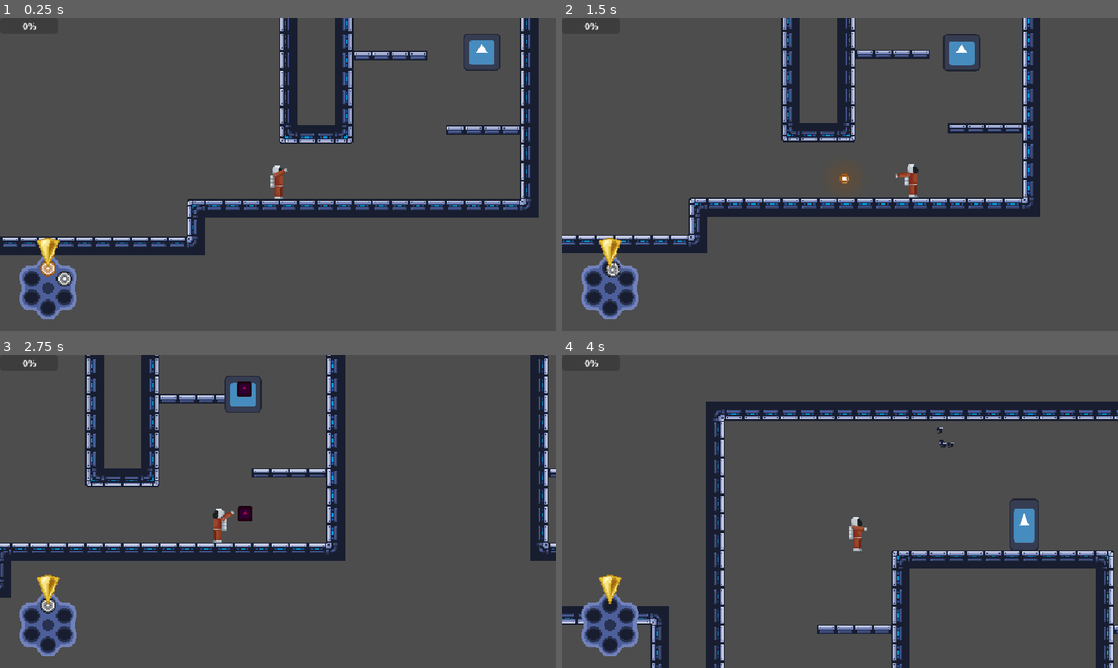
Above: before the commit, frames 1-4 (two rows, left to right).
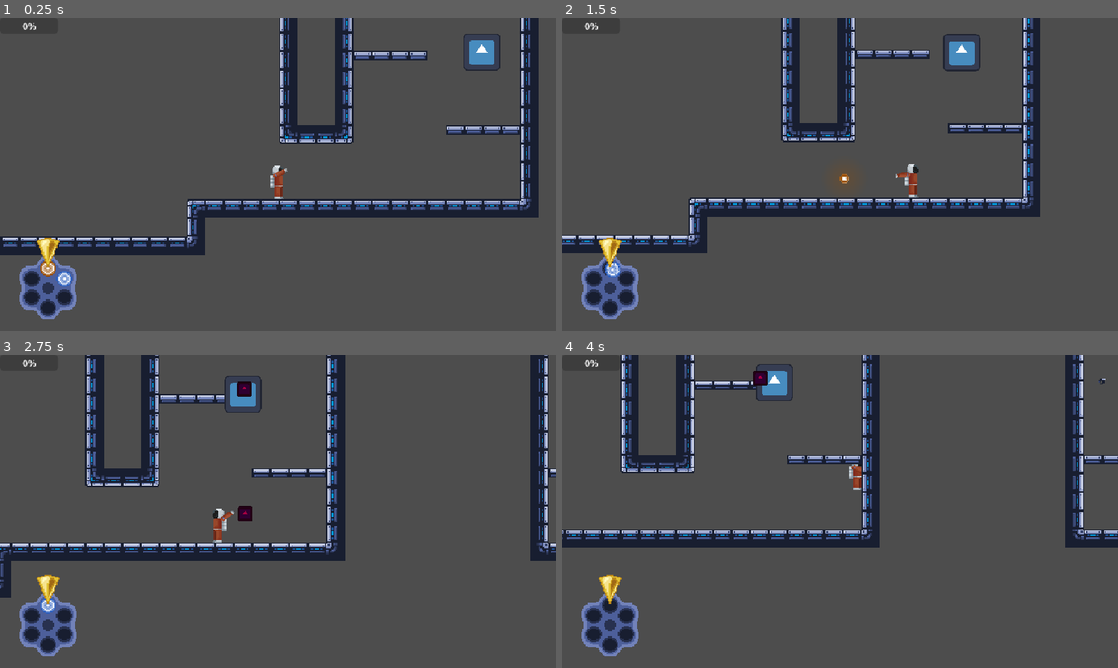
Above: after the commit, the same moments.

Repository: ygda-org/revolver
Game: Godot game, scene res://main/main.tscn
Same seed, same stepped clock (60 frames per second), same inputs: the game is played once before the commit and once after it. The engine's default icon, where the game draws it, is replaced by a stand-in: a white triangle on a blue panel in a dark square.
Inputs (mouse positions are in pixels of both pictures, inside the frame that each line leads up to):
- Up to frame 1 (0.25 s): no input
- Up to frame 2 (1.5 s): tap Enter (ui_accept) at 0.5 s; move the mouse to (962, 158) at 0.52 s; hold S (drop) 0.53-1.28 s; hold D (right) from 0.53 s (still down); tap Space (jump) at 0.77 s; move the mouse to (728, 190) at 1.27 s; click (728, 190) at 1.35 s
- Up to frame 3 (2.75 s): tap Space (jump) at 1.52 s; move the mouse to (333, 442) at 2.02 s; release D (right) at 2.03 s; hold A (left) from 2.03 s (still down); hold S (drop) from 2.03 s (still down)
- Up to frame 4 (4 s): move the mouse to (812, 574) at 2.77 s; release A (left) at 2.78 s; release S (drop) at 2.78 s; hold D (right) from 2.78 s (still down); click (812, 574) at 2.85 s; tap Space (jump) at 3.02, 3.77 s; move the mouse to (1006, 558) at 3.52 s; hold S (drop) from 3.53 s (still down)

The runs differ from the first frame. In frame 1, less than 0.1% of the frame differs, in the area x 10-13%, y 80-86%; in frame 2, less than 0.1%; in frame 3, less than 0.1%; in frame 4, 25%, in the area x 0-100%, y 0-100%.

Commit message:
one more bullet

Diff:
--- a/globals/game_state.gd
+++ b/globals/game_state.gd
@@ -42,7 +42,7 @@
 	inventory[NORMAL_RES] = 2
 
 	# for testing
-	active_barrel[1] = load("uid://c1x5cgu5232mg")
+	active_barrel[1] = load("uid://b4ndosinu1lue")
 
 ## cycle bullet by dir, then mod by barrel size
 func bullet_cycle(dir: int):
--- a/player/bullet/base_bullet_resource.gd
+++ b/player/bullet/base_bullet_resource.gd
@@ -35,5 +35,6 @@
 	HELIX_HELPER,
 	HOMING,
 	BLACKHOLE,
-	BACKWARDS
+	BACKWARDS,
+	TRISHOT
 }
--- a/player/bullet/bullet.gd
+++ b/player/bullet/bullet.gd
@@ -27,7 +27,8 @@
 	BulletResource.effects.HELIX_HELPER: Callable(helix_helper),
 	BulletResource.effects.HOMING: Callable(homing),
 	BulletResource.effects.BLACKHOLE: Callable(blackhole),
-	BulletResource.effects.BACKWARDS: Callable(backwards)
+	BulletResource.effects.BACKWARDS: Callable(backwards),
+	BulletResource.effects.TRISHOT: Callable(tri_shot_setup)
 }
 
 var thing_i_hit: EnemyComponent
@@ -181,3 +182,15 @@
 func backwards():
 	direction *= -1
 	vel *= -1
+
+func tri_shot_setup():
+	var bullet1 = load("uid://k308fsvc3jvh").instantiate()
+	bullet1.resource = load("uid://cllwws72eb4kk")
+	bullet1.direction = direction.rotated(PI/6)
+	get_parent().add_child(bullet1)
+	bullet1.global_position = global_position
+	var bullet2 = load("uid://k308fsvc3jvh").instantiate()
+	bullet2.resource = load("uid://cllwws72eb4kk")
+	bullet2.direction = direction.rotated(-PI/6)
+	get_parent().add_child(bullet2)
+	bullet2.global_position = global_position
--- /dev/null
+++ b/player/bullet/bullet_resources/tri_shot.tres
@@ -0,0 +1,13 @@
+[gd_resource type="Resource" script_class="BulletResource" format=3 uid="uid://b4ndosinu1lue"]
+
+[ext_resource type="Script" uid="uid://cmear8uu7c65f" path="res://player/bullet/base_bullet_resource.gd" id="1_j5wi1"]
+
+[resource]
+script = ExtResource("1_j5wi1")
+damage = 9
+speed = 300.0
+effect = 17
+effect_on_shot = true
+shake_trauma = 0.7
+outline_color = Color(0.16822606, 0.3719823, 0.747591, 1)
+metadata/_custom_type_script = "uid://cmear8uu7c65f"
